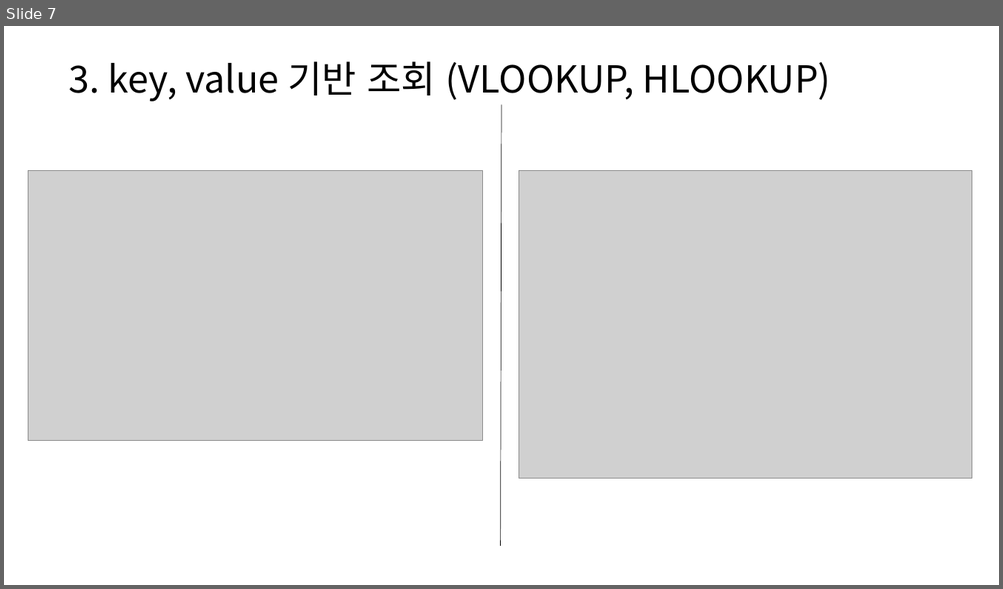
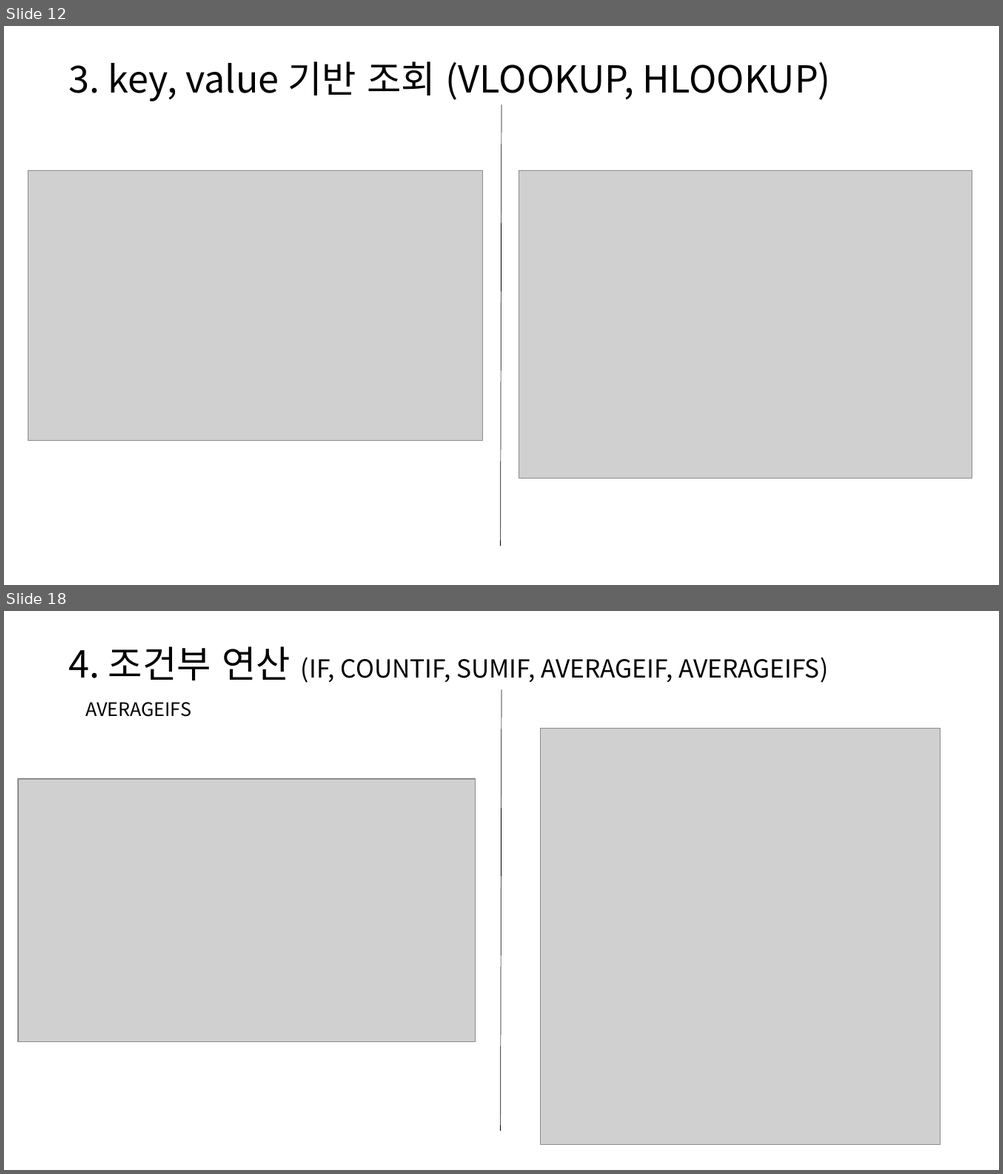
Before and after one commit to hnanmal/mkcljpt_volume, a slide deck: documentum/건축심화세미나(2022)/이벤트 특강/파이썬 모양만 다른 엑셀.pptx. Shown one above the other, each under a label of ours: slide 7 before the commit, slides 12 and 18 after it; the slides between them are not shown. The pictures are 1003x589 and 1003x1174 pixels, drawn with LibreOffice and Linux fonts; fonts in the diff are those of the drawing; grey boxes stand for pictures. Boxes give left, top, right and bottom in pixels: in the first picture for what was removed or moved away, otherwise in the second. Text is boxed around its words. In the diff, an @@ line names an element or a change of style, - is before the commit and + after.

```diff
--- a/documentum/건축심화세미나(2022)/이벤트 특강/파이썬 모양만 다른 엑셀.pptx
+++ b/documentum/건축심화세미나(2022)/이벤트 특강/파이썬 모양만 다른 엑셀.pptx
@@ slide 18 added at bbox=[4, 611, 999, 1170], background #FFFFFF @@
@@ text added at bbox=[69, 647, 828, 683], 24 pt, text #000000 @@
+4. 조건부 연산 (IF, COUNTIF, SUMIF, AVERAGEIF, AVERAGEIFS)
@@ line added from (502, 690) to (500, 1131), #808080 0.5 pt @@
@@ text added at bbox=[85, 702, 191, 717], 18 pt, text #000000 @@
+AVERAGEIFS
@@ picture added at bbox=[540, 729, 940, 1145] @@
@@ picture added at bbox=[18, 779, 475, 1042] @@
@@ what was slide 7 is now slide 12 @@
```
Also in this commit, not shown: 4 slides changed, 17 other slides added, 5 slides removed, 1 other file.
